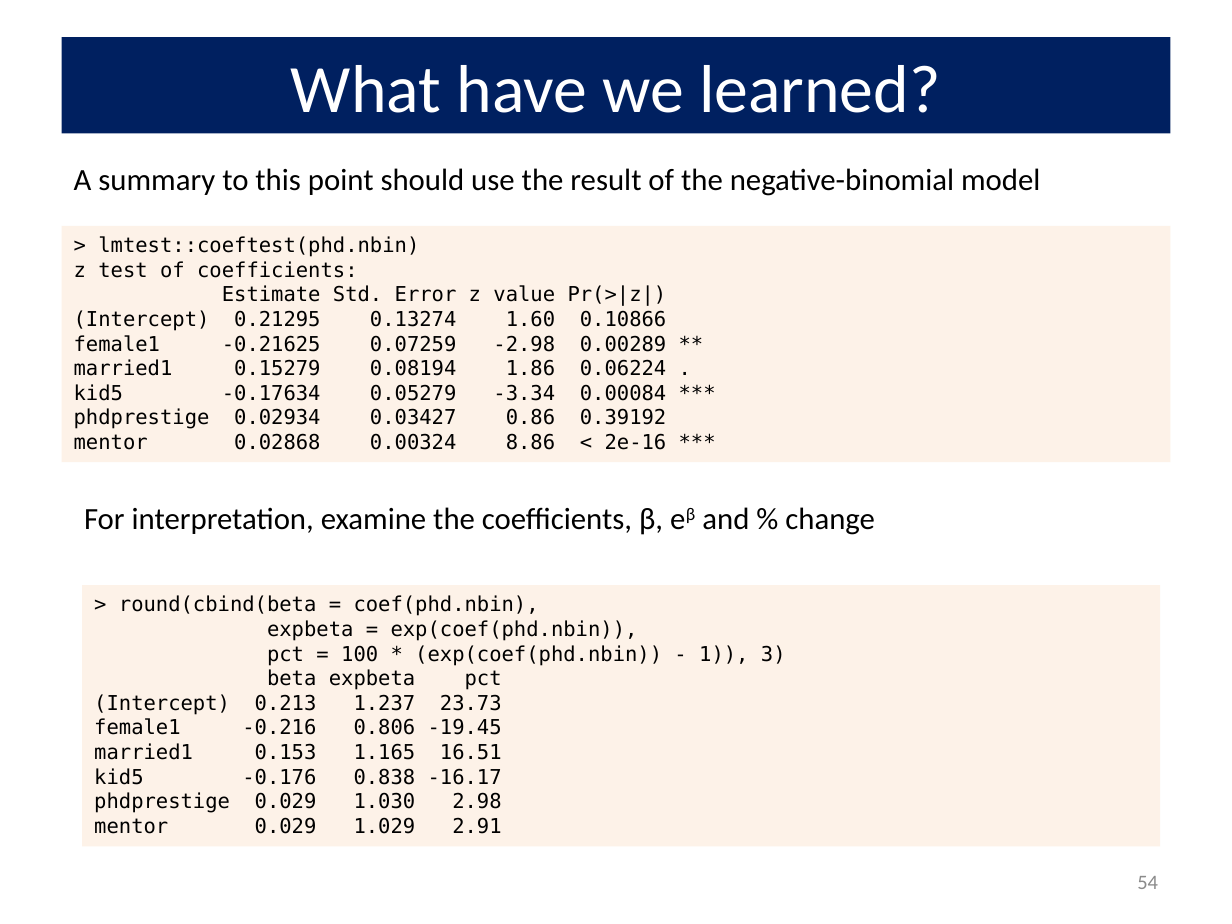
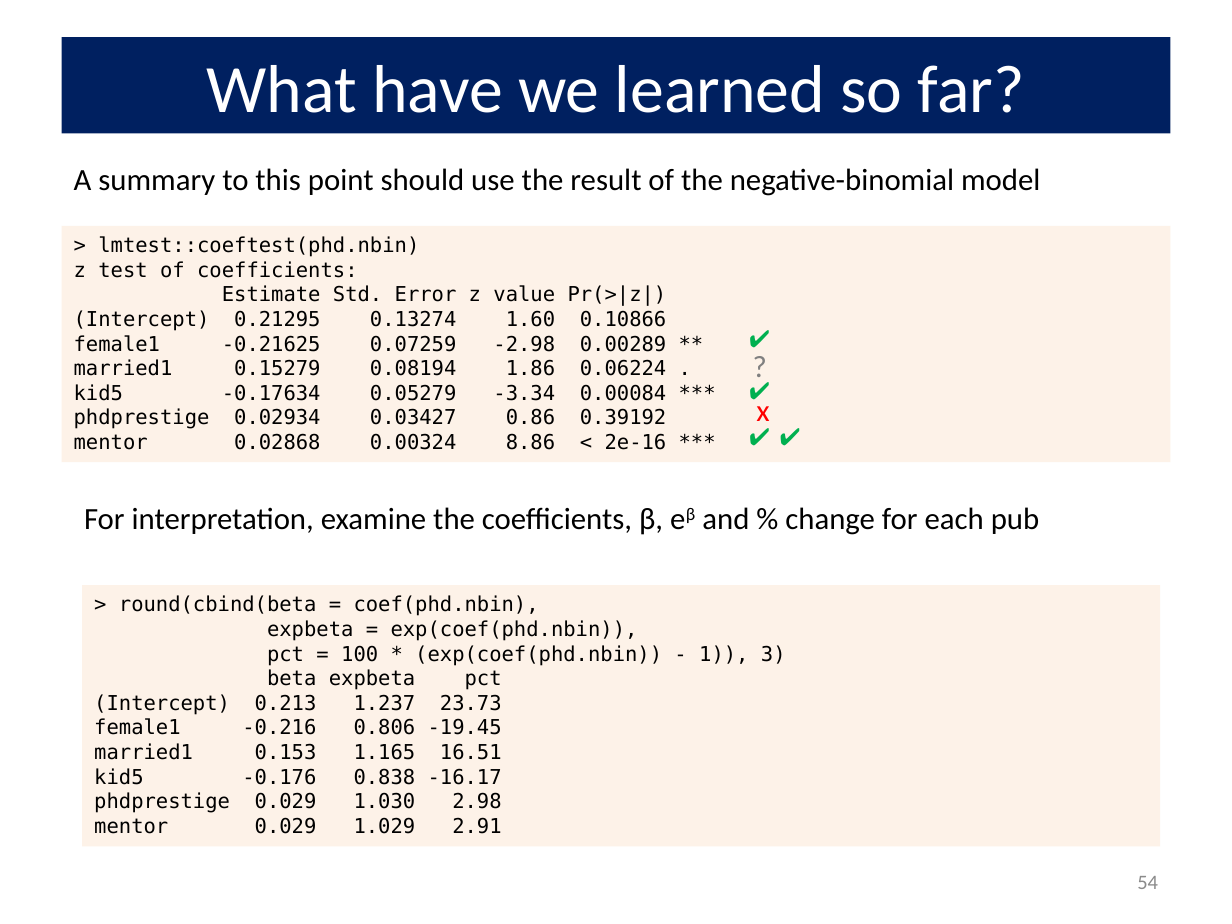
Before and after one commit to friendly/psy6136, a slide deck: slide 54 of lectures/09-CountData.pptx. Drawn at 1232x924 pixels with LibreOffice and Linux fonts; fonts in the diff are those of the drawing. Boxes give left, top, right and bottom in pixels: in the first picture for what was removed or moved away, otherwise in the second. Text is boxed around its words. In the diff, an @@ line names an element or a change of style, - is before the commit and + after.

```diff
--- a/lectures/09-CountData.pptx
+++ b/lectures/09-CountData.pptx
@@ title at [207, 65, 1025, 113]: text changed @@
-What have we learned?
+What have we learned so far?
@@ text added at [729, 318, 791, 360], 14 pt, text #00B050 @@
+✔
@@ text added at [734, 341, 786, 393], 18 pt, text #808080 @@
+?
@@ text added at [729, 370, 791, 411], 14 pt, text #00B050 @@
+✔
@@ text added at [729, 415, 791, 457], 14 pt, text #00B050 @@
+✔
@@ text added at [756, 396, 769, 430], 18 pt, text #FF0000 @@
+x
@@ text added at [759, 415, 821, 457], 14 pt, text #00B050 @@
+✔
@@ text at [84, 507, 1039, 535]: text changed @@
-For interpretation, examine the coefficients, β, eβ and % change
+For interpretation, examine the coefficients, β, eβ and % change for each pub
```
Also in this commit, not shown: 20 other slides changed, 1 slide added, 26 other files.
